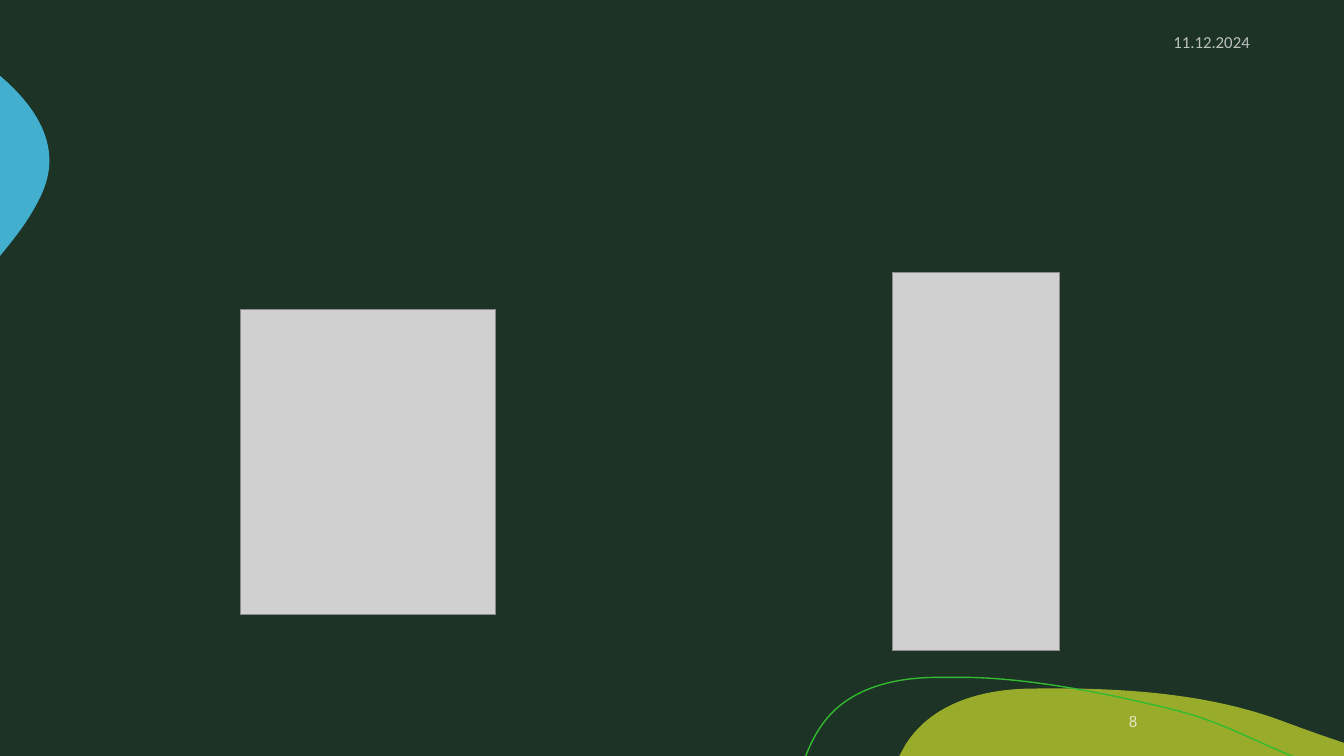
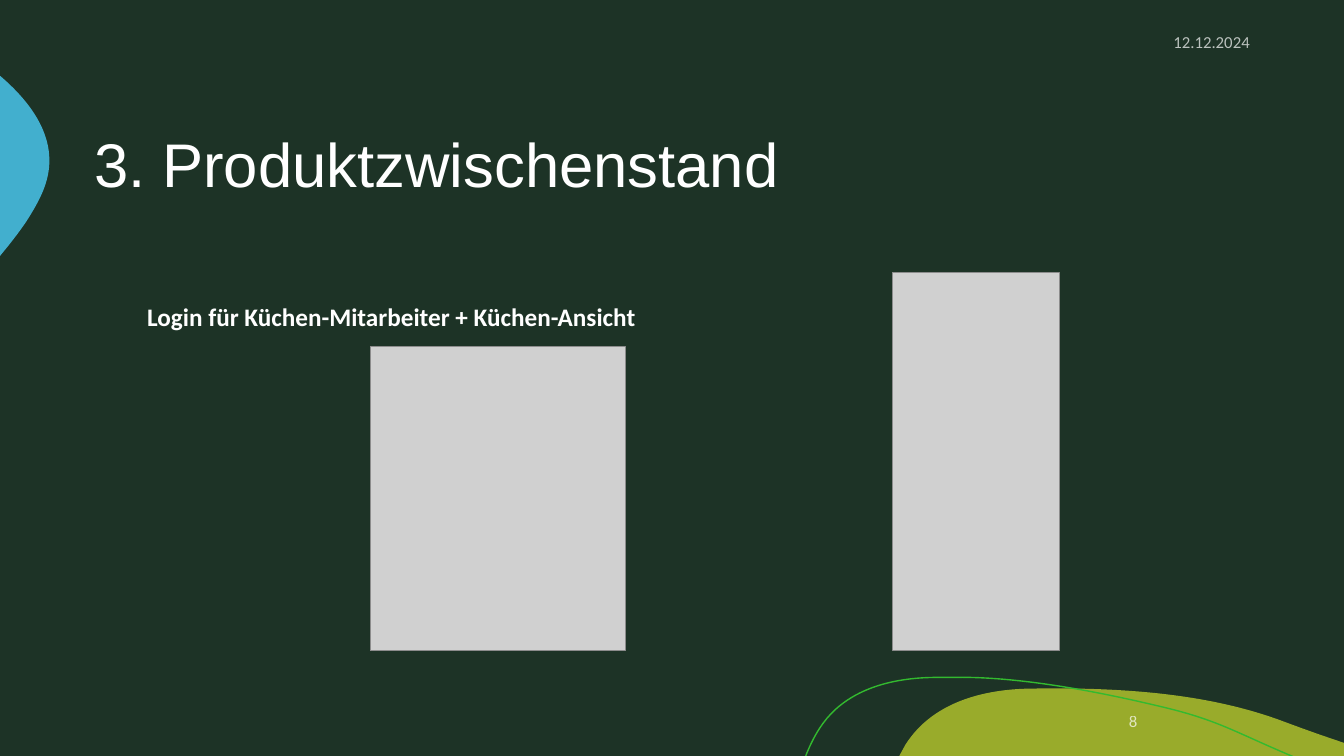
Before and after one commit to zIExpantion/ZumGelbenBach, a slide deck: slide 8 of Dokumente/Sprint-Backlog/Sprint-Backlog2.pptx. Drawn at 1344x756 pixels with LibreOffice and Linux fonts; fonts in the diff are those of the drawing; grey boxes stand for pictures; background and template pictures are left out. Boxes give left, top, right and bottom in pixels: in the first picture for what was removed or moved away, otherwise in the second. Text is boxed around its words. In the diff, an @@ line names an element or a change of style, - is before the commit and + after.

```diff
--- a/Dokumente/Sprint-Backlog/Sprint-Backlog2.pptx
+++ b/Dokumente/Sprint-Backlog/Sprint-Backlog2.pptx
@@ text at bbox=[1173, 37, 1249, 48]: text changed @@
-11.12.2024
+12.12.2024
@@ title added at bbox=[94, 142, 778, 188], 44 pt, text #FFFFFF @@
+3. Produktzwischenstand
@@ text added at bbox=[147, 308, 636, 331], 18 pt, text #FFFFFF, bold @@
+Login für Küchen-Mitarbeiter + Küchen-Ansicht
@@ picture: place and size @@
-picture at bbox=[241, 310, 496, 614]
+picture at bbox=[370, 347, 625, 651]
```
Also in this commit, not shown: 15 other slides changed.
